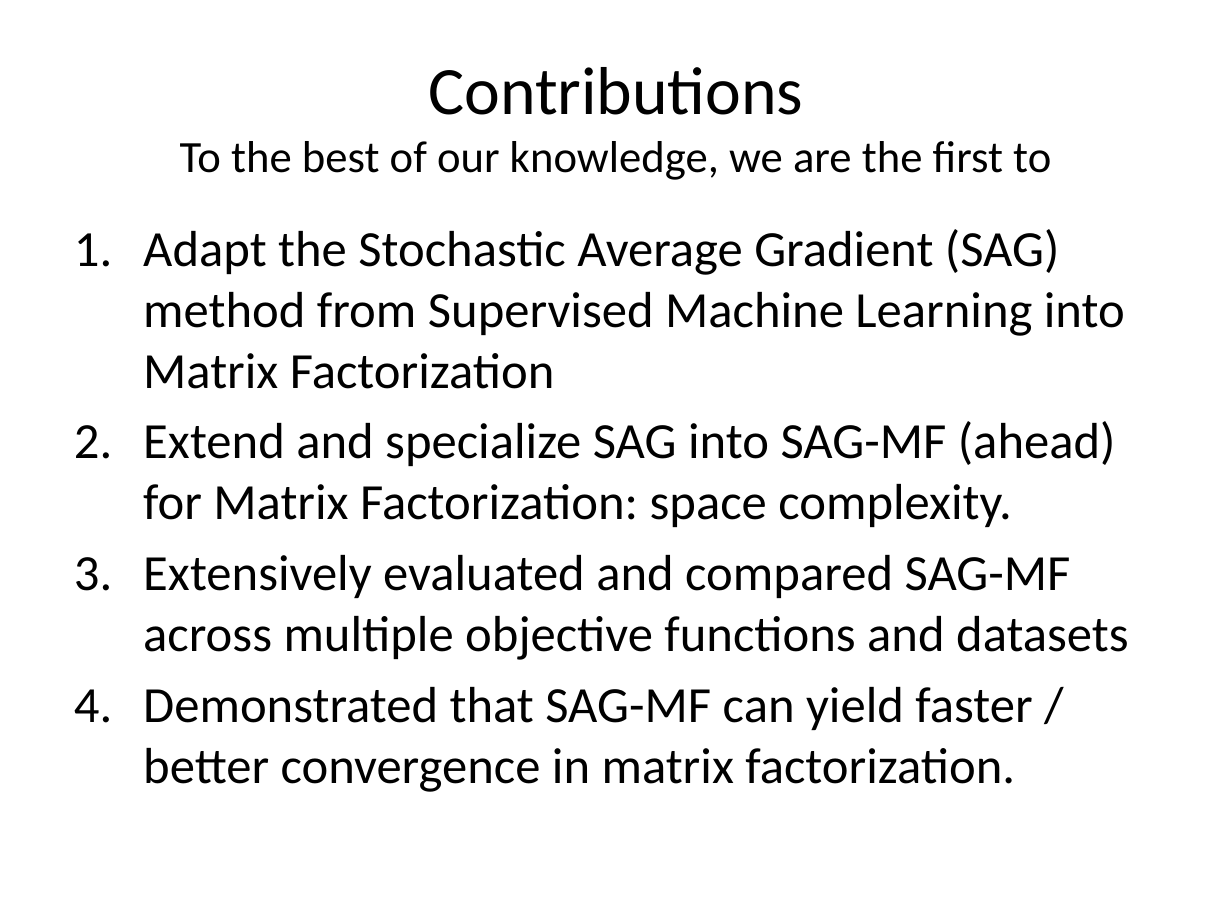
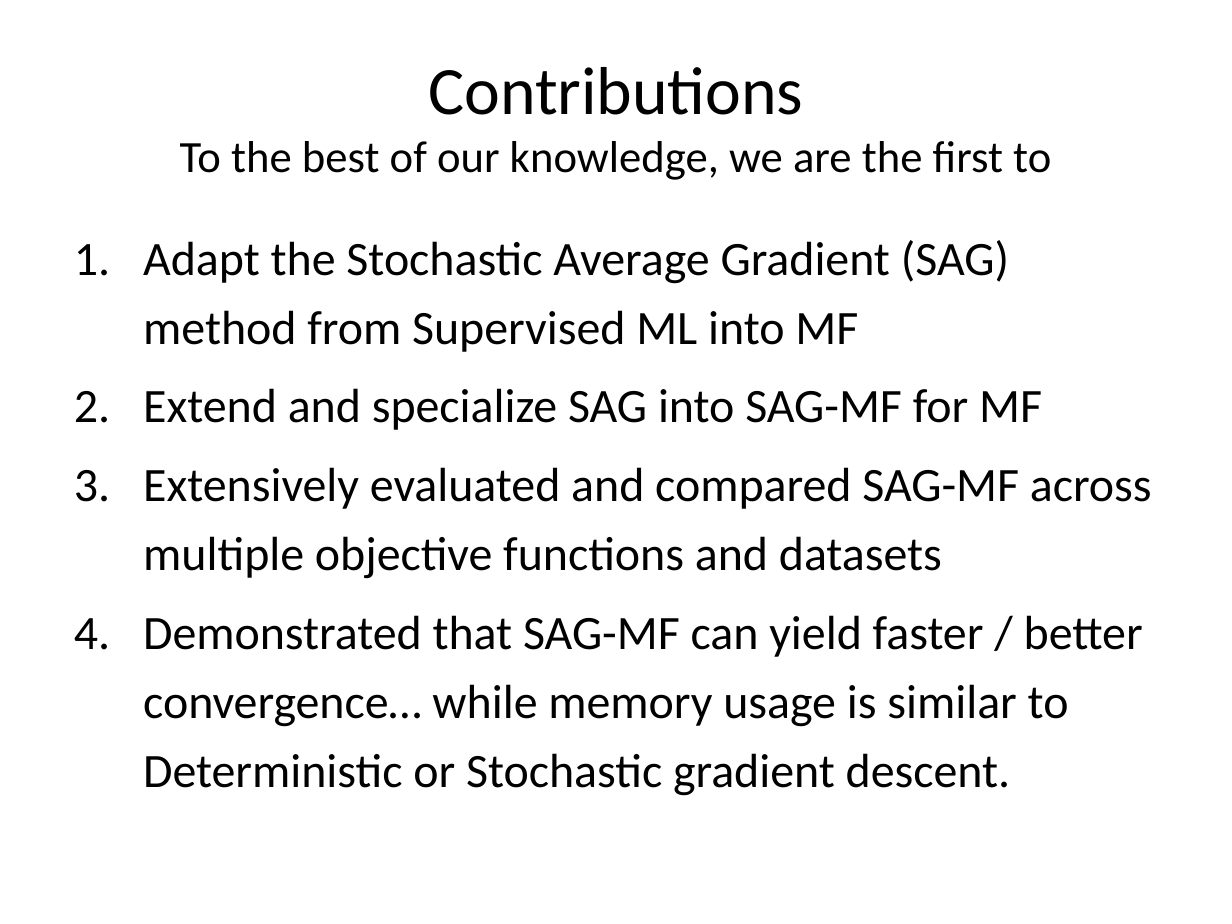
Before and after one commit to jamestklo/MatrixFactorizationMatlab, a slide deck: slide 53 of cs534L-SAGmf.pptx (slide 39 before the commit). Drawn at 1232x924 pixels with LibreOffice and Linux fonts; fonts in the diff are those of the drawing. Boxes give left, top, right and bottom in pixels: in the first picture for what was removed or moved away, otherwise in the second. Text is boxed around its words. In the diff, an @@ line names an element or a change of style, - is before the commit and + after.

```diff
--- a/cs534L-SAGmf.pptx
+++ b/cs534L-SAGmf.pptx
@@ text at [143, 240, 1042, 430]: text changed; size 29.6 to 28 pt @@
-1. Adapt the Stochastic Average Gradient (SAG) method from Supervised Machine Learning into Matrix Factorization
-2. Extend and specialize SAG into SAG-MF (ahead) for Matrix Factorization: space complexity.
+1. Adapt the Stochastic Average Gradient (SAG) method from Supervised ML into MF
+2. Extend and specialize SAG into SAG-MF for MF
@@ text at [143, 467, 1152, 579]: size 29.6 to 28 pt in "Extensively evaluated and compared SAG-MF across multiple ..."; line spacing 1 to 1.2 @@
@@ text at [143, 615, 1143, 796]: text changed; size 29.6 to 28 pt @@
-4. Demonstrated that SAG-MF can yield faster / better convergence in matrix factorization.
+4. Demonstrated that SAG-MF can yield faster / better convergence… while memory usage is similar to Deterministic or Stochastic gradient descent.
```
Also in this commit, not shown: 23 other slides changed, 20 slides added, 5 slides removed, 1 other file.
